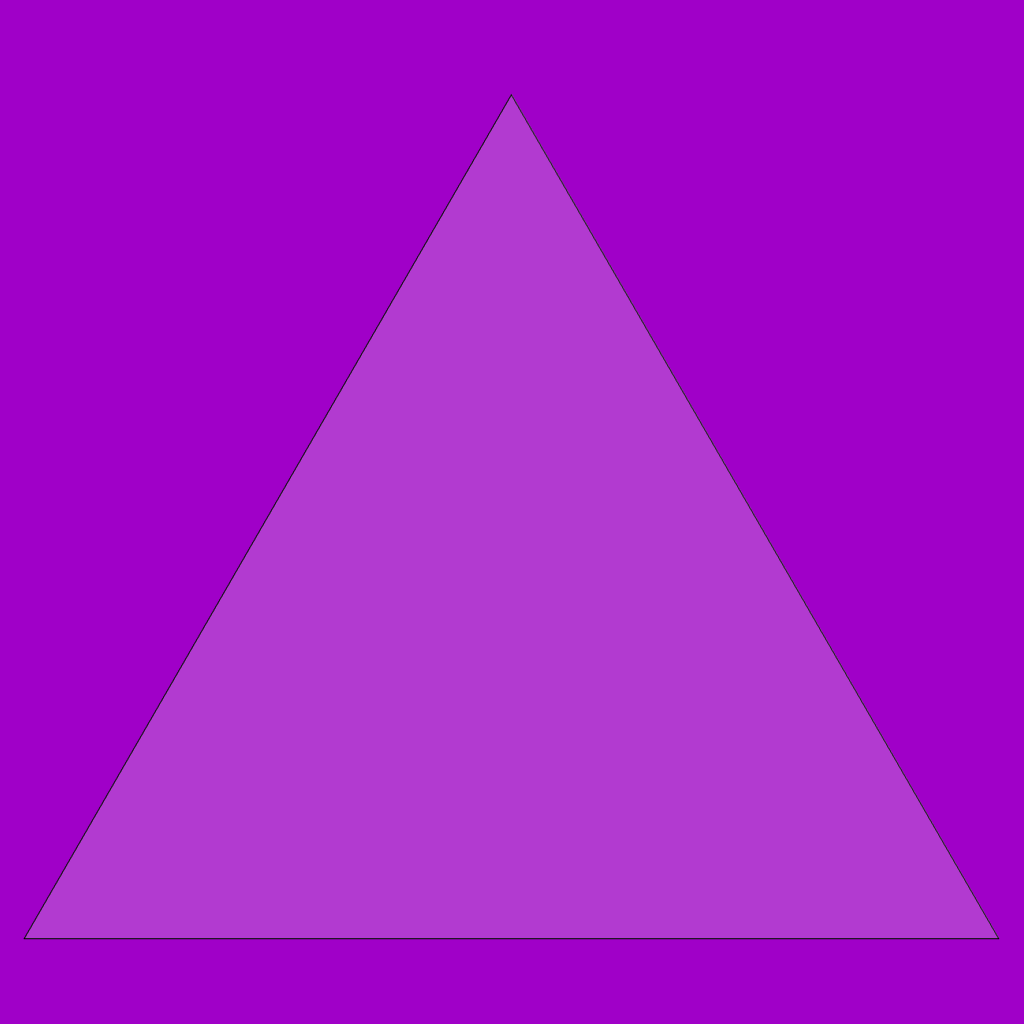
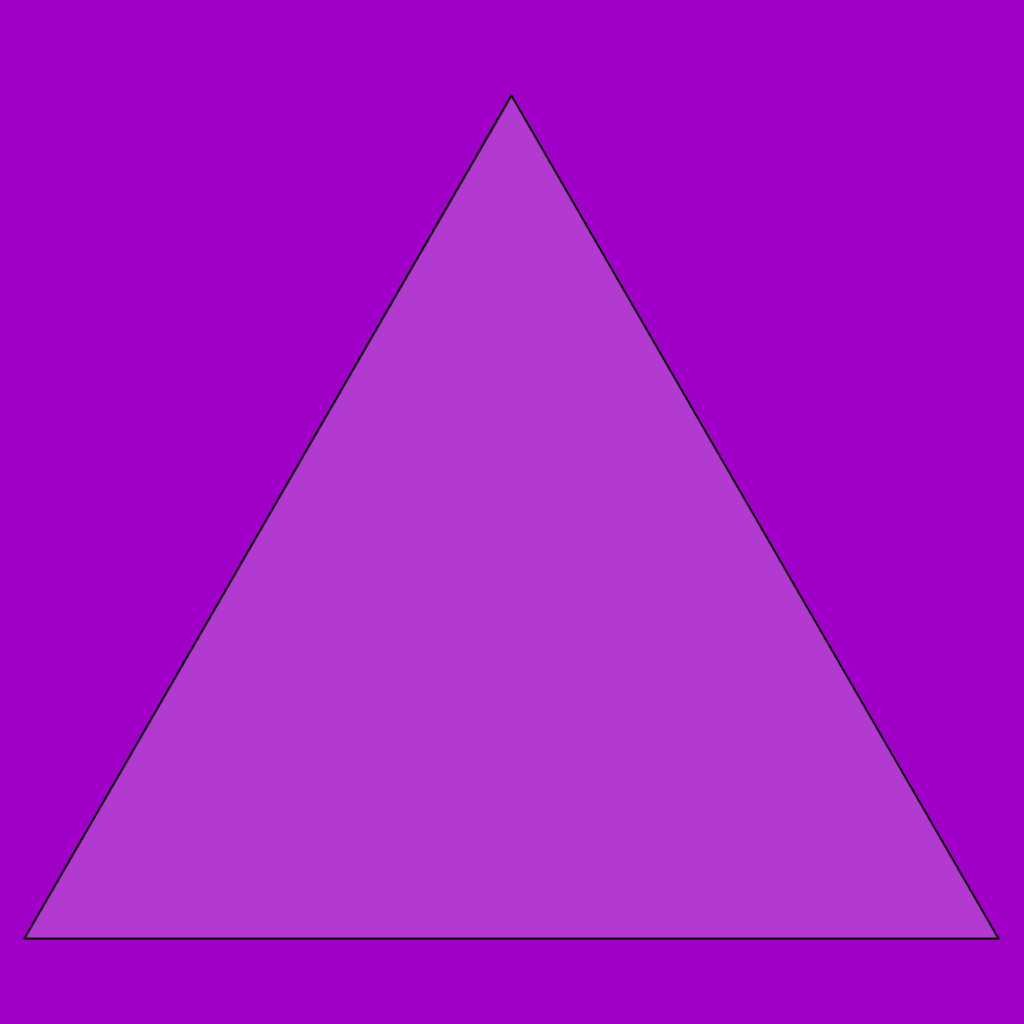
Before/after of a 1024×1024 layered artwork. What changed in the layer stack:
painted on "tetrahedron.png" over (23, 94, 1000, 940)
